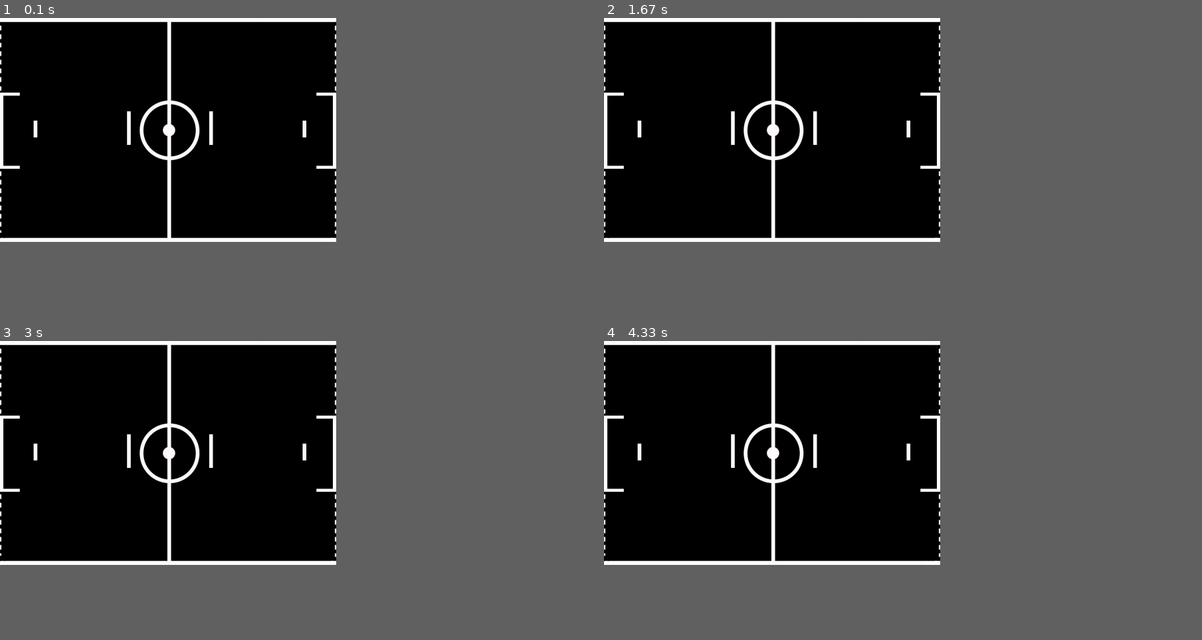
Above: before the commit, frames 1-4 (two rows, left to right).
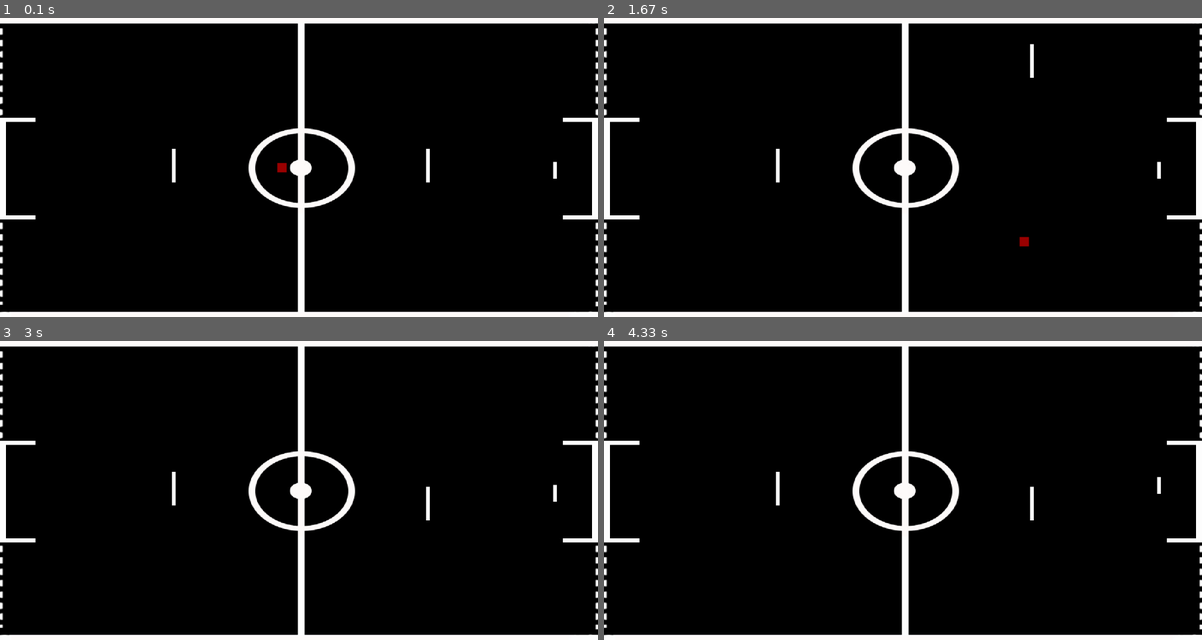
Above: after the commit, the same moments.

Repository: ThiagoSimo1121/LPC-2023_2
Game: pygame game, started from jogo-inedito/main.py
The game is run twice, just before and just after one commit, with the same random seed, the same clock (stepped at 60 frames per second) and the same inputs.
Inputs:
- Up to frame 1 (0.1 s): no input
- Up to frame 2 (1.67 s): hold U 0.33-0.8 s; hold W 0.33-0.8 s; tap Q at 0.83 s
- Up to frame 3 (3 s): hold J 1.67-2.2 s; hold A 1.67-2.2 s; hold S from 2.8 s (still down)
- Up to frame 4 (4.33 s): release S at 3.27 s; tap I at 3.3 s
In our replay, the window is 506x337 before the commit and 900x450 after it. These sizes can differ from the game's own. Grey fills any space a smaller window leaves; there, only what the larger window draws over its background counts as a difference.

The runs differ from the first frame. In frame 1, 9.1% of the frame differs, in the area x 0-100%, y 0-100%; in frame 2, 9.1%; in frame 3, 9.1%; in frame 4, 9.1%.

Commit message:
adding the new class ball, field and paddle. The game has colision with paddles, but need more work

Diff:
--- /dev/null
+++ b/jogo-inedito/ball.py
@@ -0,0 +1,29 @@
+class Ball:
+
+    def __init__(self, status, dest_x, dest_y, color, width, height, speedx, speedy):
+        self.status = status
+        self.dest_x = dest_x
+        self.dest_y = dest_y
+        self.color = color
+        self.width = width
+        self.height = height
+        self.speedx = speedx
+        self.speedy = speedy
+
+    def set_positionx(self, dest_x):
+        self.dest_x = dest_x
+
+    def set_positiony(self, dest_y):
+        self.dest_y = dest_y
+
+    def get_positionx(self):
+        return self.dest_x
+
+    def get_positiony(self):
+        return self.dest_y
+
+    def set_speedx(self, speedx):
+        self.speedx = speedx
+
+    def set_speedy(self, speedy):
+        self.speedy = speedy
--- /dev/null
+++ b/jogo-inedito/field.py
@@ -0,0 +1,25 @@
+import pygame
+
+pygame.init()
+
+largura = 500
+altura = 500
+
+tela = pygame.display.set_mode((largura,altura))
+pygame.display.set_caption("Tela de teste")
+
+square = pygame.Rect(100, 100, 50, 50)
+
+status = True
+while status:
+    #tela.fill((0, 0, 0))
+    pygame.draw.rect(tela, (0, 0, 255), square)
+    key = pygame.key.get_pressed()
+    if key[pygame.K_w]:
+        square.move_ip(0, -1)
+
+    for event in pygame.event.get():
+        if event.type == pygame.QUIT:
+            status = False
+    pygame.display.update()
+pygame.quit()
--- a/jogo-inedito/main.py
+++ b/jogo-inedito/main.py
@@ -1,50 +1,89 @@
-# importing required library
 import pygame
+import paddle
+import ball
 
-# activate the pygame library.
 pygame.init()
-X = 900
-Y = 600
 
-# create the display surface object
-# of specific dimension..e(X, Y).
-screen = pygame.display.set_mode((X, Y))
-
-# Cor dos paddles
+clock = pygame.time.Clock()
 paddle_color = (250, 250, 250)
-#
-
-# set the pygame window name
-pygame.display.set_caption('image')
+screen_width = 1600 #original size 900
+screen_height = 800 #original size 600
+screen = pygame.display.set_mode((screen_width, screen_height))
+pygame.display.set_caption('futpong')
 
 # create a surface object, image is drawn on it.
 imp = pygame.image.load("./assets/jogo-campo.jpg").convert()
+field = pygame.transform.scale(imp, (screen_width, screen_height))
 
-# Using blit to copy content from one surface to other
-screen.blit(imp, (0, 0))
+player1_quarterback = paddle.Paddle(screen_width/2 -340,  350, paddle_color, 10, 90)
+player1_goalkeeper = paddle.Paddle(100,  385, paddle_color, 10, 45)
+ia_front_paddle_rect = pygame.Rect(screen_width/2 + 340, 350, 10, 90) #original position (60, 250, 10, 90)
+ia_back_paddle_rect = pygame.Rect(screen_width - 120, 385, 10, 45) #original position (810, 275, 10, 45)
 
-# Rects
-# player rects
-player_front_paddle = pygame.draw.rect(screen, paddle_color, pygame.Rect(340, 250, 10, 90))
-player_back_paddle = pygame.draw.rect(screen, paddle_color, pygame.Rect(90, 275, 10, 45))
-# ia rects
-ia_front_paddle = pygame.draw.rect(screen, paddle_color, pygame.Rect(560, 250, 10, 90))
-ia_back_paddle = pygame.draw.rect(screen, paddle_color, pygame.Rect(810, 275, 10, 45))
+'''
+player_front_paddle_rect = pygame.Rect(screen_width/2 - 340, 350, 10, 90) #original position (340, 250, 10, 90)
+player_back_paddle_rect = pygame.Rect(100, 385, 10, 45) #original position (90, 275, 10, 45)
+ia_front_paddle_rect = pygame.Rect(screen_width/2 + 340, 350, 10, 90) #original position (60, 250, 10, 90)
+ia_back_paddle_rect = pygame.Rect(screen_width - 120, 385, 10, 45) #original position (810, 275, 10, 45)
+'''
+player_front_paddle_rect = pygame.Rect(player1_quarterback.dest_x, player1_quarterback.dest_y, player1_quarterback.width, player1_quarterback.height) #original position (340, 250, 10, 90)
+player_back_paddle_rect = pygame.Rect(player1_goalkeeper.dest_x, player1_goalkeeper.dest_y, player1_goalkeeper.width, player1_goalkeeper.height)
+b = ball.Ball(1 ,screen_width/2 - 8, screen_height/2 - 12, (155, 0, 0), 25, 25, 10, 0)
+ball_rect = pygame.Rect(b.dest_x, b.dest_y, b.width, b.height)
+def ball_left():
+    ball_rect.move_ip(-b.speedx, b.speedy)
+    #return True
 
-# paint screen one time
-pygame.display.flip()
+def ball_right():
+    ball_rect.move_ip(b.speedx, b.speedy)
+    #return True
+
 status = True
 while status:
+    screen.fill((0, 0, 0))
+    screen.blit(field, (0, 0))
+    player_front_paddle = pygame.draw.rect(screen, paddle_color, player_front_paddle_rect)
+    #player_back_paddle = pygame.draw.rect(screen, paddle_color, player_back_paddle_rect)
 
-    # iterate over the list of Event objects
-    # that was returned by pygame.event.get() method.
-    for i in pygame.event.get():
+    ia_front_paddle = pygame.draw.rect(screen, paddle_color, ia_front_paddle_rect)
+    ia_back_paddle = pygame.draw.rect(screen, paddle_color, ia_back_paddle_rect)
 
-        # if event object type is QUIT
-        # then quitting the pygame
-        # and program both.
-        if i.type == pygame.QUIT:
+    ball = pygame.draw.rect(screen,(155, 0, 0), ball_rect)
+    if b.status == 1:
+        ball_left()
+
+    key = pygame.key.get_pressed()
+    if key[pygame.K_w]:
+        player_front_paddle_rect.move_ip(0, -10)
+    elif key[pygame.K_s]:
+        player_front_paddle_rect.move_ip(0, 10)
+    if key[pygame.K_q]:
+        player_back_paddle_rect.move_ip(0, -7)
+    elif key[pygame.K_a]:
+        player_back_paddle_rect.move_ip(0, 7)
+    if key[pygame.K_u]:
+        ia_front_paddle_rect.move_ip(0, -10)
+    elif key[pygame.K_j]:
+        ia_front_paddle_rect.move_ip(0, 10)
+    if key[pygame.K_i]:
+        ia_back_paddle_rect.move_ip(0, -7)
+    elif key[pygame.K_k]:
+        ia_back_paddle_rect.move_ip(0, 7)
+
+    if pygame.Rect.colliderect(ball, player_front_paddle_rect) and b.status == 1:
+        b.status = 2
+        b.speedy = 0
+        b.speedy = player1_quarterback.dest_y/100
+    if b.status == 2:
+        ball_right()
+    if pygame.Rect.colliderect(ball, ia_front_paddle_rect) and b.status == 2:
+        b.status = 1
+    #player1_quarterback.set_positiony()
+    print(player_front_paddle_rect.update(player1_quarterback.dest_x, player1_quarterback.dest_y, player1_quarterback.width, player1_quarterback.height))
+
+    for event in pygame.event.get():
+        if event.type == pygame.QUIT:
             status = False
-
-# deactivates the pygame library
+    pygame.display.flip()
+    clock.tick(60)
 pygame.quit()
--- /dev/null
+++ b/jogo-inedito/paddle.py
@@ -0,0 +1,11 @@
+
+class Paddle:
+    def __init__(self, dest_x, dest_y, color, width, height):
+        self.dest_x = dest_x
+        self.dest_y = dest_y
+        self.color = color
+        self.width = width
+        self.height = height
+
+    def set_positiony(self,dest_y):
+        self.dest_y = dest_y
